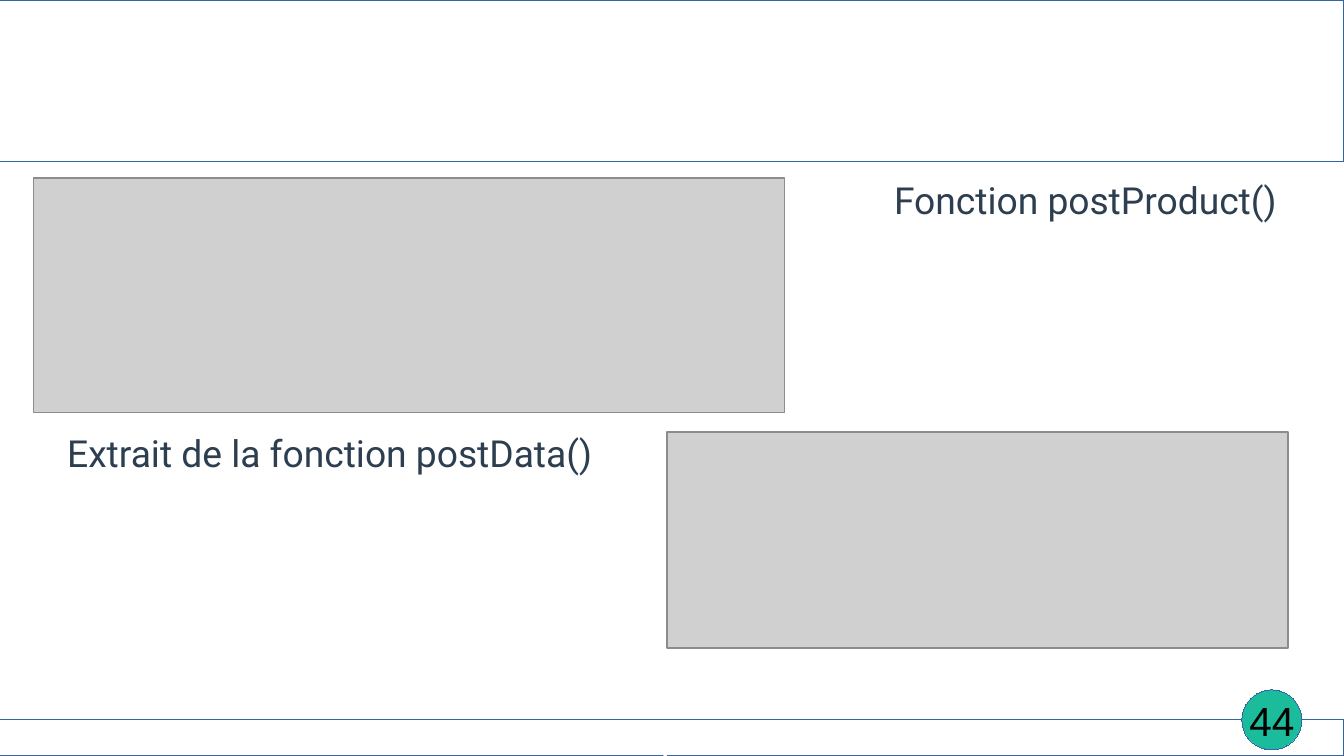
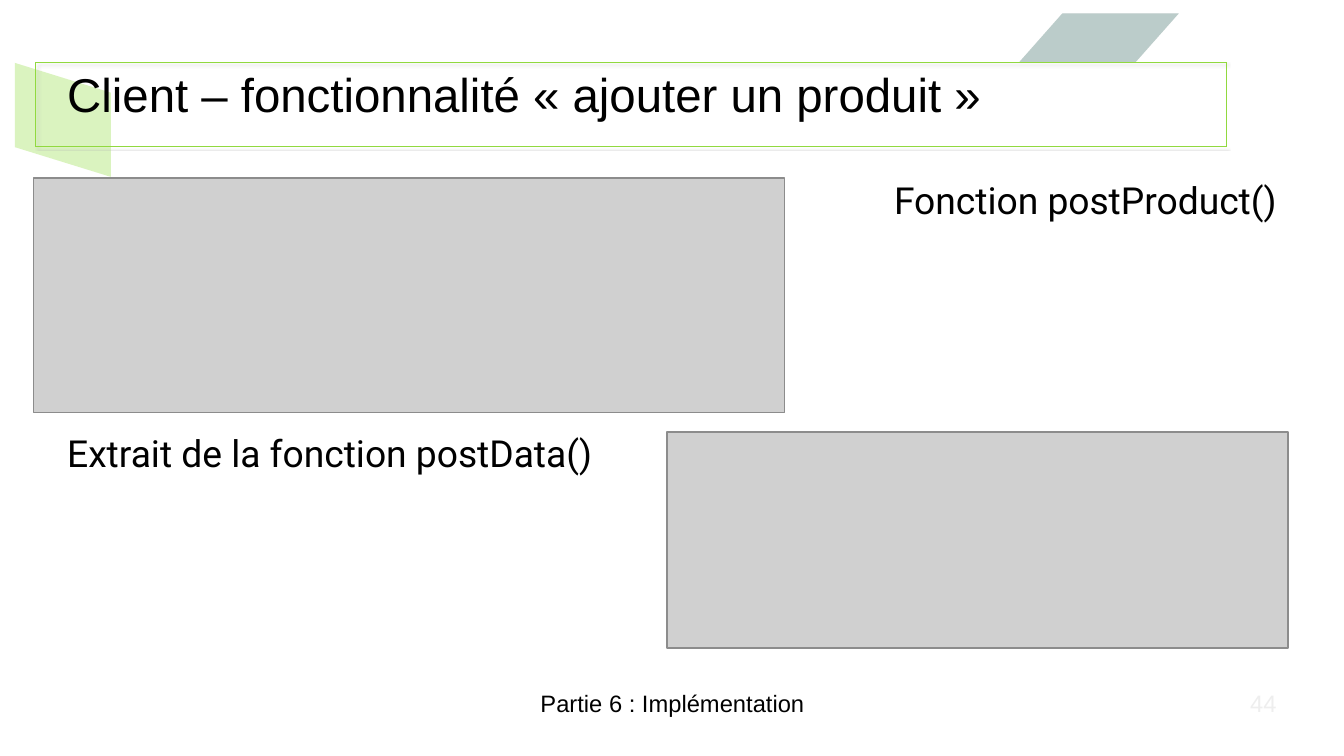
Before and after one commit to EmmaBroudic/Projet-Nooky, a slide deck: slide 44 of doc/Nooky4.odp. Drawn at 1344x756 pixels with LibreOffice and Linux fonts; fonts in the diff are those of the drawing; grey boxes stand for pictures. Boxes give left, top, right and bottom in pixels: in the first picture for what was removed or moved away, otherwise in the second. Text is boxed around its words. In the diff, an @@ line names an element or a change of style, - is before the commit and + after.

```diff
--- a/doc/Nooky4.odp
+++ b/doc/Nooky4.odp
@@ parallelogram added at (1020,13,1179,63), fill #81ACA6 at 39% opacity @@
@@ parallelogram added at (15,63,112,177), fill #B5E77D at 49% opacity @@
@@ rectangle: place and size @@
-rectangle at (0,0,1344,162)
+rectangle at (37,63,1228,148)
@@ rectangle at (37,63,1228,148): outline #3465A4 0 pt to #91D93F 0 pt; shadow on @@
@@ title added at (67,77,941,121), 28 pt, text #000000 @@
+Client – fonctionnalité « ajouter un produit »
@@ text "Fonction postProduct()" at (894,184,1277,223): text colour #2C3E50 to #000000 @@
@@ text "Extrait de la fonction postData()" at (67,437,592,476): text colour #2C3E50 to #000000 @@
@@ text "Partie 6 : Implémentation": place and size @@
-text "Partie 6 : Implémentation" at (487,755,856,756)
+text "Partie 6 : Implémentation" at (540,694,804,717)
@@ text "Partie 6 : Implémentation" at (540,694,804,717): size 18 to 14 pt, font Karla to Arial, text colour #FFFFFF to #000000, bold off @@
@@ ellipse removed at (1243,690,1303,750) @@
@@ page number removed at (1249,708,1294,743) @@
-44
@@ rectangle removed at (0,721,1344,756) @@
```
Also in this commit, not shown: 81 other slides changed, 2 other files.
